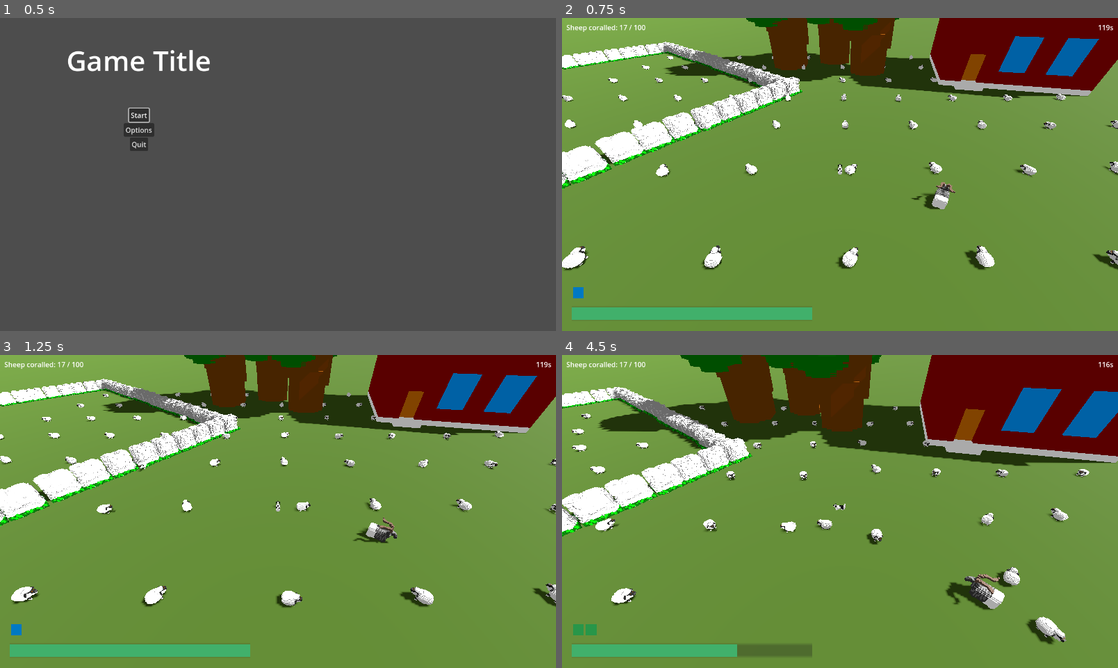
Above: before the commit, frames 1-4 (two rows, left to right).
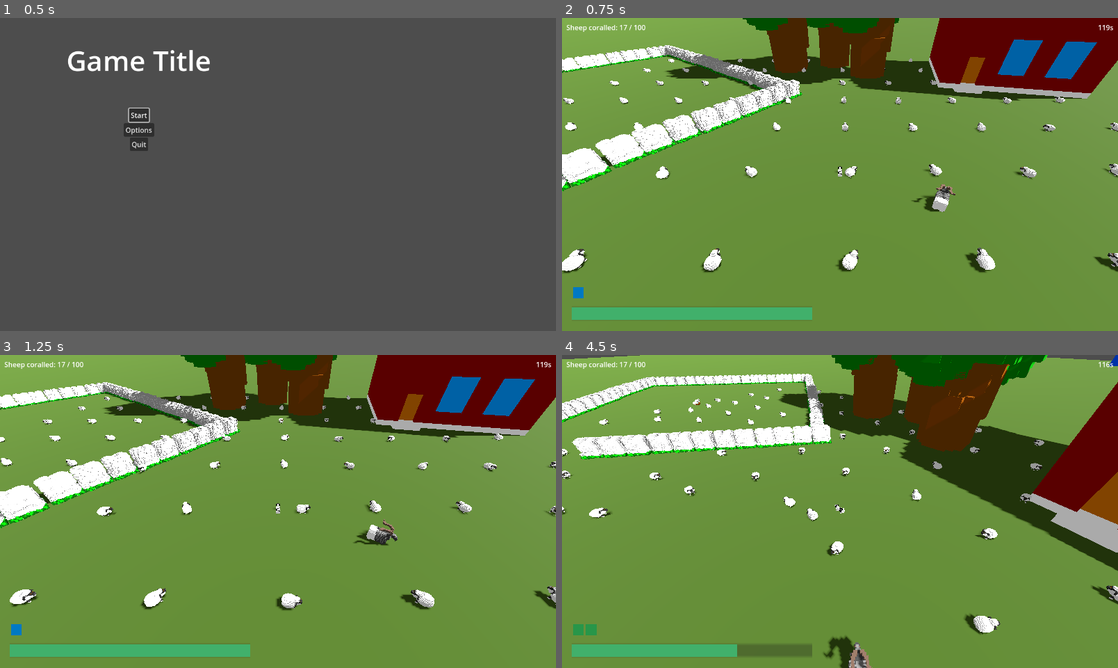
Above: after the commit, the same moments.

Repository: hunttis/ld-58
Game: Godot game, scene res://assets/scenes/master.tscn
The game is run twice, just before and just after one commit, with the same random seed, the same clock (stepped at 60 frames per second) and the same inputs.
Inputs:
- Up to frame 1 (0.5 s): no input
- Up to frame 2 (0.75 s): click "Start" at 0.5 s
- Up to frame 3 (1.25 s): no input
- Up to frame 4 (4.5 s): hold D (move_right) 1.28-2.03 s; hold L (ui_camera_rotate_ccw, bound only after the commit) 1.28-2.03 s; tap J (ui_camera_rotate_cw, bound only after the commit) at 1.55, 2.1, 3.05 s; hold S (move_back) 2.03-2.78 s; tap L (ui_camera_rotate_ccw, bound only after the commit) at 2.3, 3.8 s; hold D (move_right) 2.78-3.53 s; hold Q (ability_bark) 2.78-3.53 s; hold W (move_forward) 3.53-4.28 s; tap Space (ability_dash) at 3.6 s; hold A (move_left) from 4.28 s (still down); hold E (ability_sprint) from 4.28 s (still down)

Frame 1 is identical in both runs. In frame 2, 7.1% of the frame differs, in the area x 0-100%, y 0-82%; in frame 3, 7.2%; in frame 4, 38%, in the area x 0-100%, y 0-100%.

Commit message:
Add camera rotation

Diff:
--- a/assets/scenes/game.tscn
+++ b/assets/scenes/game.tscn
@@ -22,11 +22,12 @@
 [node name="Ui" parent="." node_paths=PackedStringArray("level_timer") instance=ExtResource("1_cb66b")]
 level_timer = NodePath("../LevelTimer")
 
-[node name="Camera3D" type="Camera3D" parent="." groups=["Camera"]]
+[node name="Camera3D" type="Camera3D" parent="." node_paths=PackedStringArray("target") groups=["Camera"]]
 transform = Transform3D(1, 0, 0, 0, 0.74201095, 0.67038786, 0, -0.67038786, 0.74201095, 0, 15.005146, 16.981813)
 environment = SubResource("Environment_j62u1")
 current = true
 script = ExtResource("3_j62u1")
+target = NodePath("../Dog")
 
 [node name="DirectionalLight3D" type="DirectionalLight3D" parent="."]
 transform = Transform3D(0.0069024093, -0.65268046, 0.7576019, 0.0059462376, 0.7576333, 0.6526534, -0.9999585, 0, 0.009110489, 53.40571, 14.066107, -23.626686)
--- a/assets/scenes/game_camera.gd
+++ b/assets/scenes/game_camera.gd
@@ -1,14 +1,24 @@
 extends Camera3D
+
+enum Rotation {
+  NONE = 0,
+  CLOCKWISE = -1,
+  COUNTER_CLOCKWISE = 1
+}
+
+@export var target : Node3D
 
 var camera_offset: Vector3
 
 func _ready() -> void:
   camera_offset = global_position
 
-func _process(_delta: float) -> void:
+func _process(delta: float) -> void:
   var dogs = get_tree().get_nodes_in_group("dog") as Array[CharacterBody3D]
   if dogs.is_empty():
     return
+
+  var rotate_angle = Rotation.NONE
 
   var average_pos = Vector3.ZERO
   for dog in dogs:
@@ -16,3 +26,13 @@
   average_pos /= dogs.size()
 
   global_position = average_pos + camera_offset
+
+  if Input.is_action_pressed("ui_camera_rotate_cw"):
+      rotate_angle = Rotation.CLOCKWISE
+  if Input.is_action_pressed("ui_camera_rotate_ccw"):
+      rotate_angle = Rotation.COUNTER_CLOCKWISE
+
+  if (rotate_angle != Rotation.NONE):
+    camera_offset = camera_offset.rotated(Vector3.UP, delta * rotate_angle)
+
+  look_at(target.position)
--- a/project.godot
+++ b/project.godot
@@ -96,6 +96,16 @@
 "events": [Object(InputEventKey,"resource_local_to_scene":false,"resource_name":"","device":-1,"window_id":0,"alt_press …(192 unchanged characters)…
 ]
 }
+ui_camera_rotate_cw={
+"deadzone": 0.2,
+"events": [Object(InputEventKey,"resource_local_to_scene":false,"resource_name":"","device":-1,"window_id":0,"alt_pressed":false,"shift_pressed":false,"ctrl_pressed":false,"meta_pressed":false,"pressed":false,"keycode":0,"physical_keycode":74,"key_label":0,"unicode":106,"location":0,"echo":false,"script":null)
+]
+}
+ui_camera_rotate_ccw={
+"deadzone": 0.2,
+"events": [Object(InputEventKey,"resource_local_to_scene":false,"resource_name":"","device":-1,"window_id":0,"alt_pressed":false,"shift_pressed":false,"ctrl_pressed":false,"meta_pressed":false,"pressed":false,"keycode":0,"physical_keycode":76,"key_label":0,"unicode":108,"location":0,"echo":false,"script":null)
+]
+}
 
 [rendering]
 
